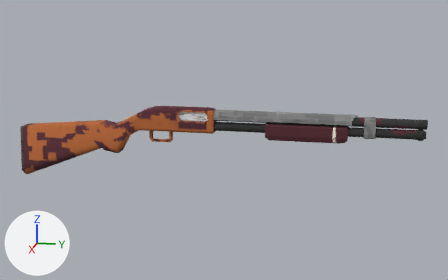
The glTF model Armas/Escopetas/Moss/Modelo/mossenberg.glb as it was, and as the next commit left it.
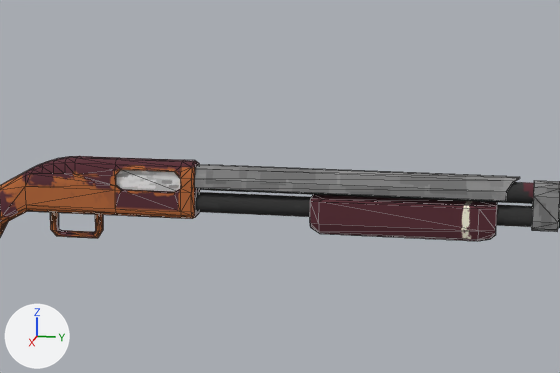
Each version is shown whole from a 50 mm camera at (7.13, 1.53, 1.49) aimed at (-0.04, 0.09, -0.3), then close up on the part from 28% to 84% of the width and 13% to 72% of the height. The axes (+X, +Y, +Z) are drawn at lower left. The lights are the same throughout. The close-ups show mesh edges as thin lines. Where no turn or scale is listed for an object, it has been applied to the vertices.

The older version as bpy lines, for what is in view:
```python
me_cube = bpy.data.meshes.new('Cube')
me_cube.from_pydata(...)  # 44 vertices, 84 faces; spans x -0.072..0.072, y -0.816..0.138, z -0.098..0.098
me_cube.materials.append(mat_moss)  # picture img_mossenberg_590
me_cylinder_002 = bpy.data.meshes.new('Cylinder.002')
me_cylinder_002.from_pydata(...)  # 140 vertices, 272 faces; spans x -0.06..0.06, y -0.06..2.39, z -0.07..0.18
me_cylinder_002.materials.append(mat_moss)  # picture img_mossenberg_590
me_plane = bpy.data.meshes.new('Plane')
me_plane.from_pydata(...)  # 4 vertices, 2 faces; spans x 0.0, y -0.345..0.03, z -0.073..0.056
me_plane.materials.append(mat_moss)  # picture img_mossenberg_590
ob_barril = bpy.data.objects.new('Barril', me_cylinder_002)
ob_barril.location = (0.0, 0.029, -0.128)
ob_corredera = bpy.data.objects.new('Corredera', me_cube)
ob_corredera.location = (0.0, 1.42, -0.167)
ob_corredera_interna = bpy.data.objects.new('Corredera interna', me_plane)
ob_corredera_interna.location = (0.053, -0.104, 0.0)
# also in view: 'Cuerpo' at (0.01, -1.26, -0.38); 'Guardia' at (0.0, 0.91, -0.06)
```
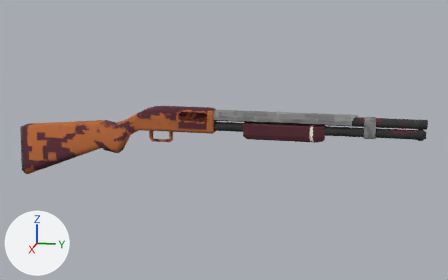
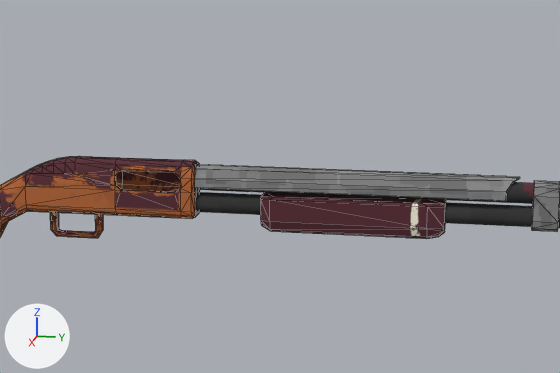
The change, as a diff of the scene's bpy script:
```diff
--- a/Armas/Escopetas/Moss/Modelo/mossenberg.glb.py
+++ b/Armas/Escopetas/Moss/Modelo/mossenberg.glb.py
@@ ob_corredera @@
 ob_corredera = bpy.data.objects.new('Corredera', me_cube)
-ob_corredera.location = (0.0, 1.42, -0.167)
+ob_corredera.location = (0.0, 1.16, -0.167)
@@ ob_corredera_interna @@
 ob_corredera_interna = bpy.data.objects.new('Corredera interna', me_plane)
-ob_corredera_interna.location = (0.053, -0.104, 0.0)
+ob_corredera_interna.location = (0.057, -0.483, -0.003)
```

Boxes (x1, y1, x2, y2) around the edits, measured in the close-ups (560 x 373 px):
'Corredera', moved: before (310, 195, 497, 241); after (261, 193, 446, 239)
'Corredera interna', moved (not visible afterwards): before (116, 170, 181, 192)
